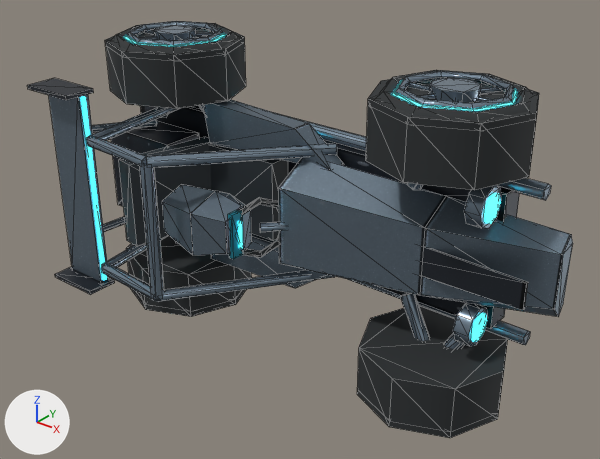
One commit to the glTF model fractal-gas-web/web/lab/assets/futuristic/kart-low.glb: the scene before it, then after it.
Rendered twice from a 50 mm lens placed at (1.387, -1.997, 1.022), pointed at (0.04, -0.312, -0.023). Arrows for +X, +Y and +Z are at lower left; the lights stay in place. The older version comes first. Mesh edges are drawn as thin lines on the coarser meshes. Where no turn or scale is listed for an object, it has been applied to the vertices. Vertices at exactly the same position are counted once.

The first picture shows 'Wheel 0 -1.009 / Tire rubber.033', 'Wheel 0 1.009 / Tire rubber.033', 'Wheel 0 1.009 / Titanium edges.019', 'Wheel 1 -1.009 / Tire rubber.033', 'Wheel 1 1.009 / Tire rubber.033', 'Wheel 1 1.009 / Titanium edges.019', 'kart-root.005 / Brushed pale alloy.019', 'kart-root.005 / Ceramic graphite.019', 'kart-root.005 / Cockpit upholstery.019', 'kart-root.005 / Cyan glazing.019', 'kart-root.005 / Cyan instrumentation.019', 'kart-root.005 / Titanium edges.019' and 3 more.
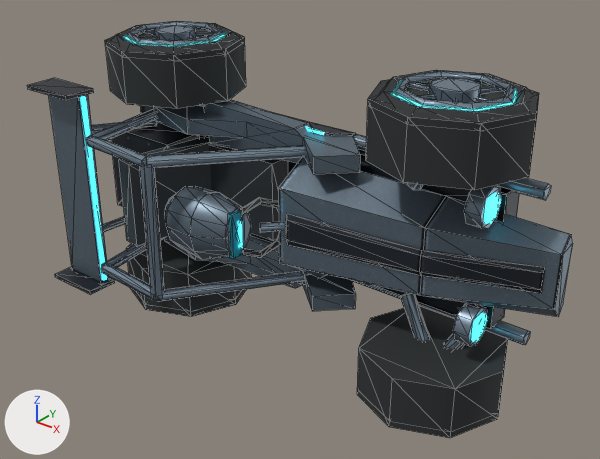
Changed parts and their boxes [x1, y1, x2, y2] in the pictures (600 x 459 px; the box of a moved part takes in the faces that stretch with it):
'kart-root.005 / Ceramic graphite.019', reshaped: before [27, 78, 528, 329]; after [27, 78, 545, 329]
part 1 of me_export_batch_359, rebuilt: before [162, 184, 252, 255]; after [164, 186, 251, 259]
part 2 of me_export_batch_359, added: after [164, 236, 356, 311]
part 3 of me_export_batch_359, added (blue): after [153, 106, 360, 174]
part 4 of me_export_batch_345, added: after [286, 213, 545, 293]
part 5 of me_export_batch_345, cut back (mostly hidden afterwards): before [422, 248, 528, 310]; after [199, 105, 356, 136]
part 6 of me_export_batch_351, moved or reshaped: [403, 72, 515, 107] in both
part 7 of me_export_batch_351, edited (looks the same): [395, 71, 515, 109] in both
part 8 of me_export_batch_346, moved or reshaped: [363, 312, 507, 390] in both
part 9 of me_export_batch_353, moved or reshaped: before [128, 236, 252, 303]; after [128, 239, 252, 303]

The change, as a diff of the scene's bpy script:
```diff
--- a/fractal-gas-web/web/lab/assets/futuristic/kart-low.glb.py
+++ b/fractal-gas-web/web/lab/assets/futuristic/kart-low.glb.py
@@ mat_titanium_edges_001 @@
+mat_titanium_edges_001 = bpy.data.materials.new('Titanium edges.001')
+# colours: greyish blue #8193a2
+# uses the picture img_futuristic_brushed_metal_roughness
@@ me_export_batch_359 @@
-me_export_batch_359.from_pydata(...)  # 60 vertices, 100 faces; spans x -0.74..0.77, y -0.54..-0.1, z -0.32..0.32
+me_export_batch_359.from_pydata(...)  # 122 vertices, 216 faces; spans x -0.74..0.77, y -0.55..-0.1, z -0.32..0.32
+# me_export_batch_359 part 1: the loose piece of 18 vertices spanning x -0.29..-0.05, y -0.54..-0.38, z -0.1..0.1 is rebuilt with 48 vertices and now spans x -0.3..-0.05, y -0.55..-0.38, z -0.1..0.1
+# me_export_batch_359 part 2: a new loose piece of 16 vertices spanning x -0.53..0.22, y -0.34..-0.13, z -0.24..-0.19, in mat_brushed_pale_alloy_019
+# me_export_batch_359 part 3: a new loose piece of 16 vertices spanning x -0.53..0.22, y -0.34..-0.13, z 0.19..0.24, in mat_brushed_pale_alloy_019
 me_export_batch_359.materials.append(mat_brushed_pale_alloy_019)
@@ me_export_batch_345 @@
-me_export_batch_345.from_pydata(...)  # 40 vertices, 60 faces; spans x -0.754..0.732, y -0.588..-0.084, z -0.327..0.327
+me_export_batch_345.from_pydata(...)  # 70 vertices, 112 faces; spans x -0.754..0.732, y -0.588..-0.084, z -0.327..0.327
+# me_export_batch_345 part 4: a new loose piece of 18 vertices spanning x 0.044..0.732, y -0.35..-0.17, z -0.049..0.049, in mat_ceramic_graphite_019
+# me_export_batch_345 part 5: 8 vertices removed from x 0.044..0.732, y -0.276..-0.267, z -0.049..0.049; 20 vertices added at x -0.489..0.124, y -0.217..-0.133, z -0.244..0.244
 me_export_batch_345.materials.append(mat_ceramic_graphite_019)
@@ me_export_batch_351 @@
 me_export_batch_351.from_pydata(...)  # 120 vertices, 212 faces; spans x -0.15..0.15, y -0.15..0.15, z 0.067..0.106
+# me_export_batch_351 part 6
+# 92 faces are deleted
+# 92 new faces join them
+# me_export_batch_351 part 7: 208 faces spanning x -0.15..0.15, y -0.15..0.15, z 0.067..0.106 switch from mat_titanium_edges_019 (greyish blue #8193a2) to mat_titanium_edges_001
@@ me_export_batch_346 @@
 me_export_batch_346.from_pydata(...)  # 48 vertices, 92 faces; spans x -0.213..0.213, y -0.213..0.213, z -0.096..0.079
+# me_export_batch_346 part 8
+# 92 faces are deleted
+# 92 new faces join them
 me_export_batch_346.materials.append(mat_tire_rubber_033)
@@ me_export_batch_353 @@
 me_export_batch_353.from_pydata(...)  # 48 vertices, 92 faces; spans x -0.213..0.213, y -0.213..0.213, z -0.096..0.079
+# me_export_batch_353 part 9
+# 92 faces are deleted
+# 92 new faces join them
 me_export_batch_353.materials.append(mat_tire_rubber_033)
```
